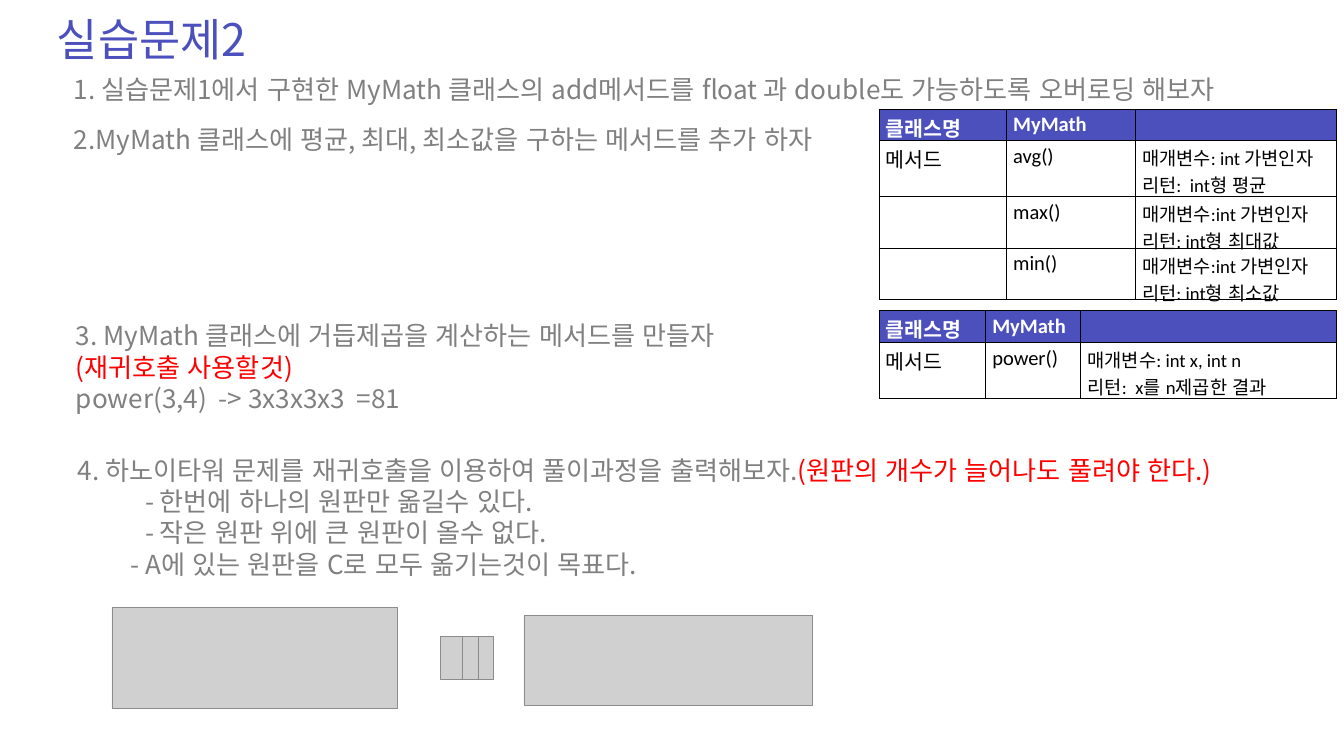
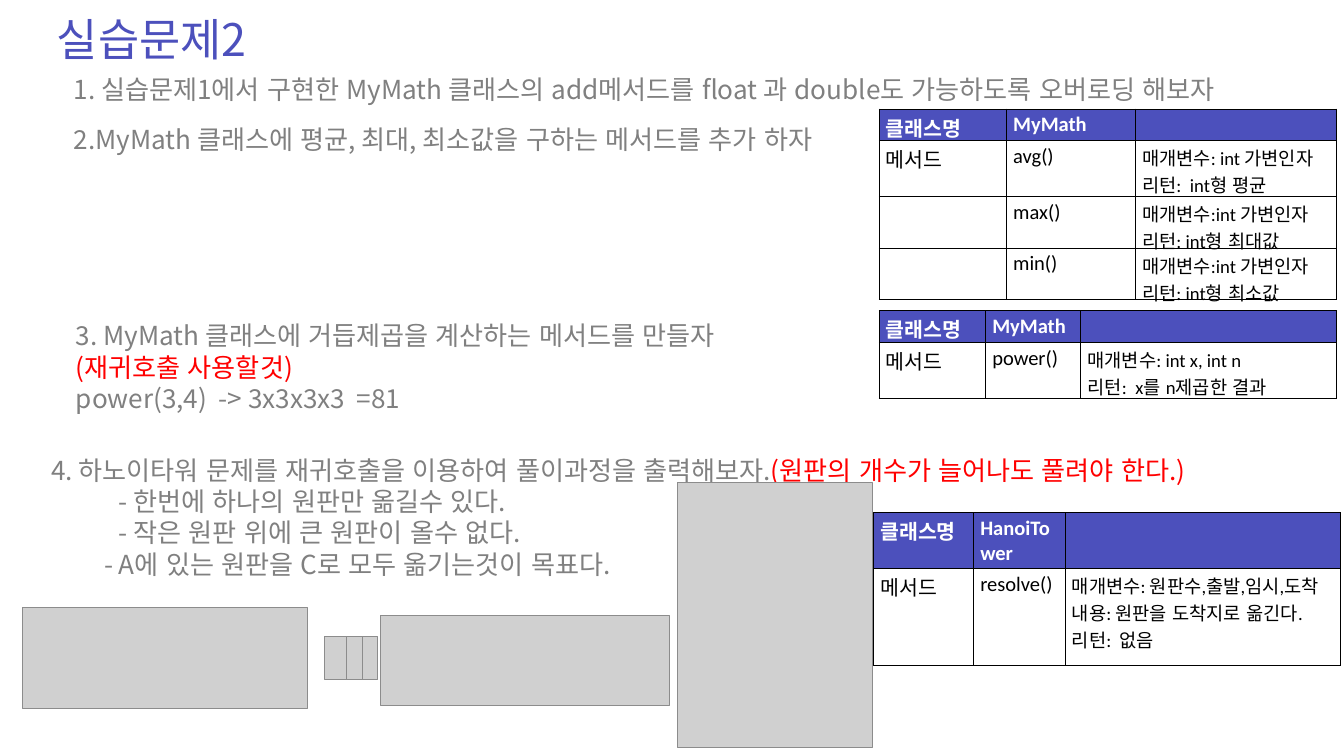
Before and after one commit to zest132/JavaLecture, a slide deck: slide 46 of JavaLecture/LectureFile/java 6강.pptx (slide 43 before the commit). Drawn at 1344x756 pixels with LibreOffice and Linux fonts; fonts in the diff are those of the drawing; grey boxes stand for pictures. Boxes give left, top, right and bottom in pixels: in the first picture for what was removed or moved away, otherwise in the second. Text is boxed around its words. In the diff, an @@ line names an element or a change of style, - is before the commit and + after.

```diff
--- a/JavaLecture/LectureFile/java 6강.pptx
+++ b/JavaLecture/LectureFile/java 6강.pptx
@@ text "4. 하노이타워 문제를 재귀호출을 이용하여 ...": place and size @@
-text "4. 하노이타워 문제를 재귀호출을 이용하여 ..." at box(78, 458, 1212, 576)
+text "4. 하노이타워 문제를 재귀호출을 이용하여 ..." at box(51, 458, 1185, 576)
@@ picture added at box(677, 482, 872, 747) @@
@@ table added at box(874, 513, 1341, 653), 2 rows, 3 columns @@
+클래스명 | HanoiTower | 
+메서드 | resolve() | 매개변수: 원판수,출발,임시,도착 / 내용: 원판을 도착지로 옮긴다. / 리턴: 없음
@@ picture: place and size @@
-picture at box(112, 607, 397, 708)
+picture at box(22, 607, 307, 708)
@@ picture: place and size @@
-picture at box(524, 616, 812, 705)
+picture at box(381, 616, 669, 705)
@@ 3 pictures: place and size @@
-3 pictures at box(441, 636, 494, 679)
+3 pictures at box(325, 636, 378, 679)
```
Also in this commit, not shown: 3 slides added, 5 other files.
